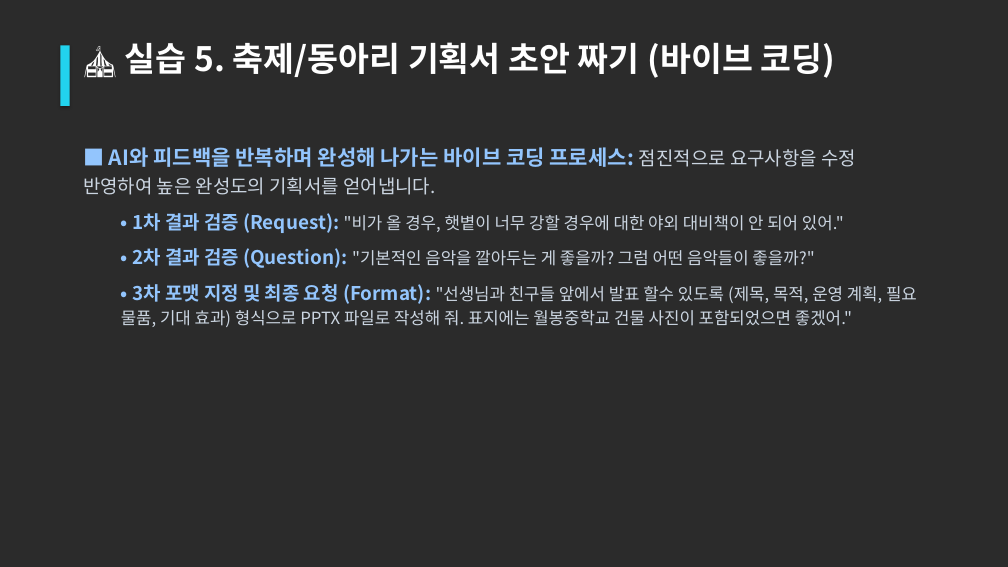
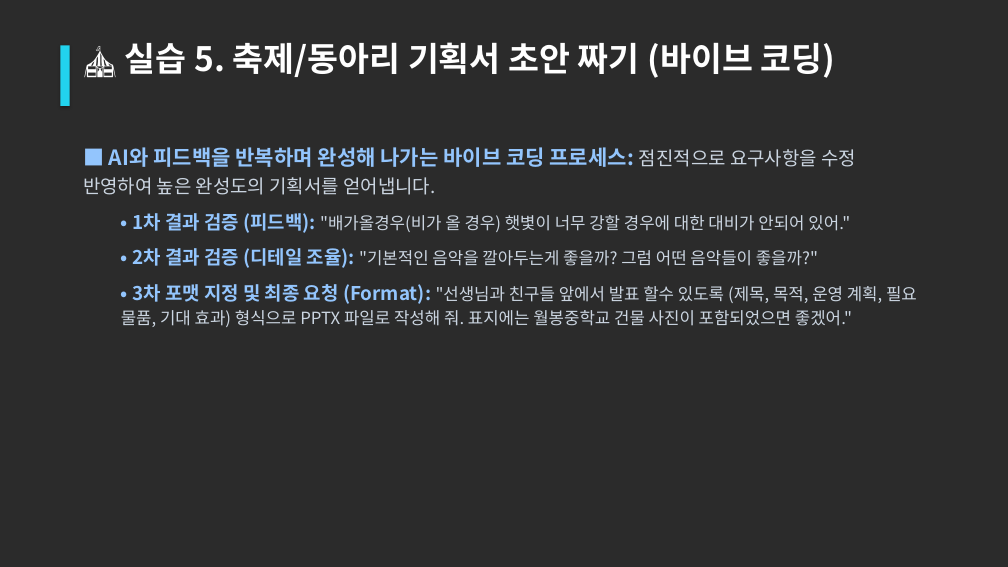
Before and after one commit to dreefinkjk/sky_ai_course, a slide deck: slide 13 of AI_companion_lecture.pptx. Drawn at 1008x567 pixels with LibreOffice and Linux fonts; fonts in the diff are those of the drawing; background and template pictures are left out; a plain dark background stands for a picture behind light text. Boxes give left, top, right and bottom in pixels: in the first picture for what was removed or moved away, otherwise in the second. Text is boxed around its words. In the diff, an @@ line names an element or a change of style, - is before the commit and + after.

```diff
--- a/AI_companion_lecture.pptx
+++ b/AI_companion_lecture.pptx
@@ text at (132, 213, 850, 268): text changed @@
-  • 1차 결과 검증 (Request): "비가 올 경우, 햇볕이 너무 강할 경우에 대한 야외 대비책이 안 되어 있어."
-  • 2차 결과 검증 (Question): "기본적인 음악을 깔아두는 게 좋을까? 그럼 어떤 음악들이 좋을까?"
+  • 1차 결과 검증 (피드백): "배가올경우(비가 올 경우) 햇볓이 너무 강할 경우에 대한 대비가 안되어 있어."
+  • 2차 결과 검증 (디테일 조율): "기본적인 음악을 깔아두는게 좋을까? 그럼 어떤 음악들이 좋을까?"
```
Also in this commit, not shown: 7 other slides changed.
